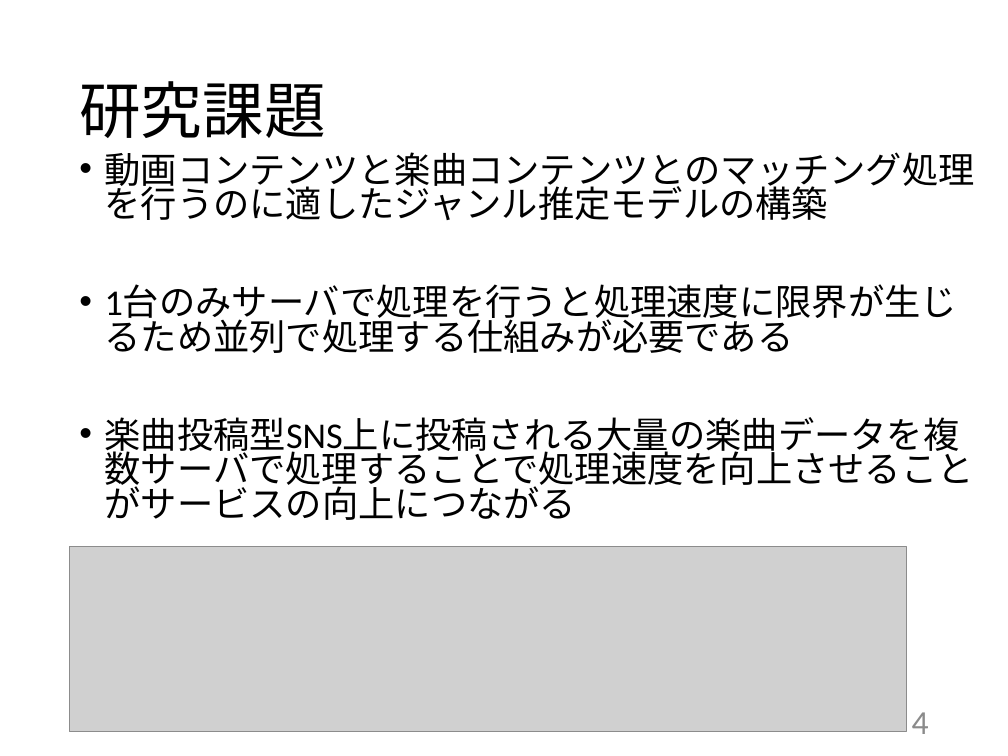
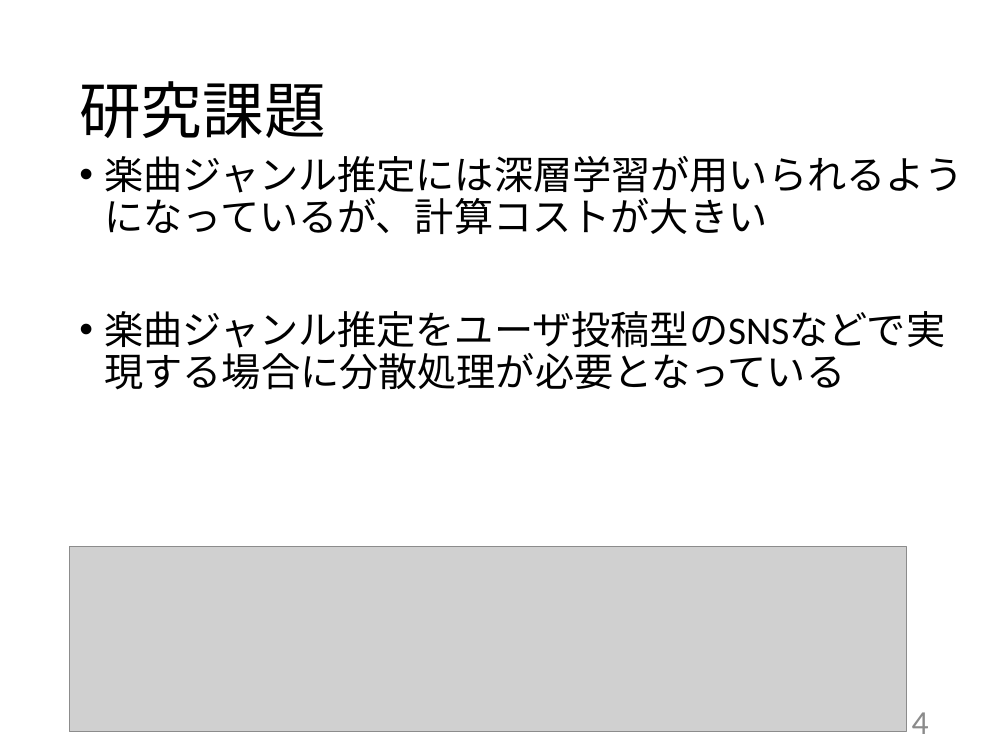
Before and after one commit to kait-takanolab/1821144-yoshii-thesis, a slide deck: slide 4 of 発表用スライド/1821144_卒研発表.pptx. Drawn at 1008x756 pixels with LibreOffice and Linux fonts; fonts in the diff are those of the drawing; grey boxes stand for pictures. Boxes give left, top, right and bottom in pixels: in the first picture for what was removed or moved away, otherwise in the second. Text is boxed around its words. In the diff, an @@ line names an element or a change of style, - is before the commit and + after.

```diff
--- a/発表用スライド/1821144_卒研発表.pptx
+++ b/発表用スライド/1821144_卒研発表.pptx
@@ text at [105, 156, 964, 355]: text changed; size 25.9 to 28 pt @@
-• 動画コンテンツと楽曲コンテンツとのマッチング処理を行うのに適したジャンル推定モデルの構築
-• 1台のみサーバで処理を行うと処理速度に限界が生じるため並列で処理する仕組みが必要である
-• 楽曲投稿型SNS上に投稿される大量の楽曲データを複数サーバで処理することで処理速度を向上させることがサービスの向上につながる
+• 楽曲ジャンル推定には深層学習が用いられるようになっているが、計算コストが大きい
+• 楽曲ジャンル推定をユーザ投稿型のSNSなどで実現する場合に分散処理が必要となっている
```
Also in this commit, not shown: 11 other slides changed, 1 slide added, 2 slides removed, 4 other files.
